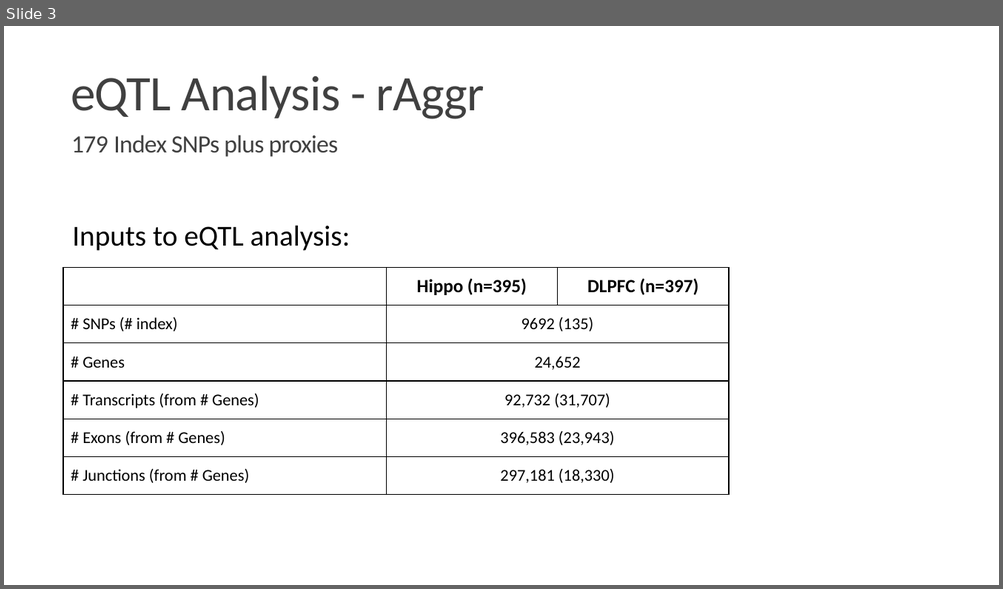
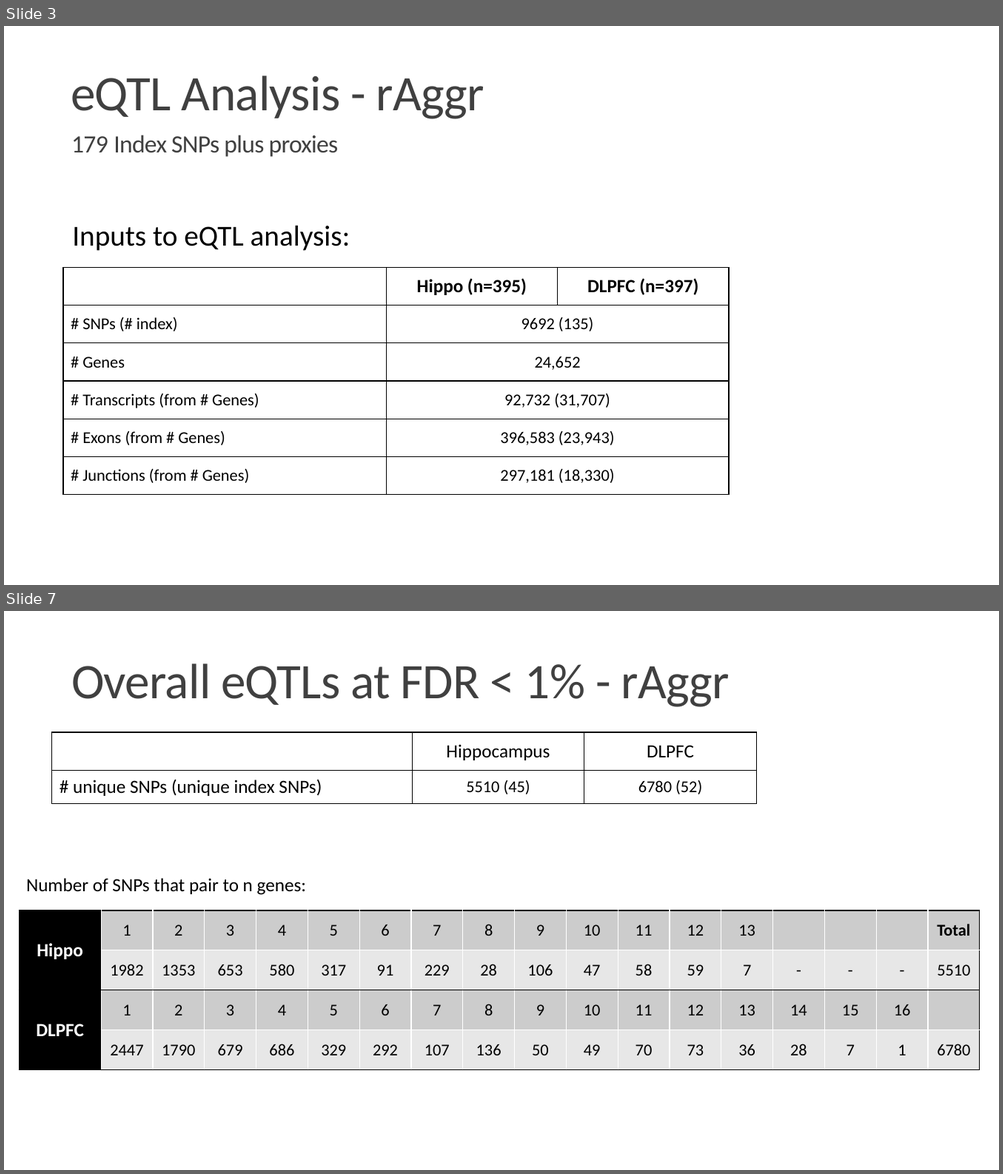
Before and after one commit to LieberInstitute/brainseq_phase2, a slide deck: eQTL_GWAS_riskSNPs/raggr_results_tables.pptx. Shown one above the other, each under a label of ours: slide 3 before the commit, slides 3 and 7 after it; the slides between them are not shown. The pictures are 1003x589 and 1003x1174 pixels, drawn with LibreOffice and Linux fonts; fonts in the diff are those of the drawing. Boxes give left, top, right and bottom in pixels: in the first picture for what was removed or moved away, otherwise in the second. Text is boxed around its words. In the diff, an @@ line names an element or a change of style, - is before the commit and + after.

Commit message:
Add venn diagrams and table to powerpoint

```diff
--- a/eQTL_GWAS_riskSNPs/raggr_results_tables.pptx
+++ b/eQTL_GWAS_riskSNPs/raggr_results_tables.pptx
@@ slide 7 added at (x1=4, y1=611, x2=999, y2=1170), background #FFFFFF @@
@@ title added at (x1=71, y1=664, x2=729, y2=707), 48 pt, text #404040 @@
+Overall eQTLs at FDR < 1% - rAggr
@@ table added at (x1=52, y1=732, x2=757, y2=804), 2 rows, 3 columns @@
+ | Hippocampus | DLPFC
+# unique SNPs (unique index SNPs) | 5510 (45) | 6780 (52)
@@ text added at (x1=26, y1=878, x2=307, y2=895), 18 pt, text #000000 @@
+Number of SNPs that pair to n genes:
@@ table added at (x1=19, y1=911, x2=976, y2=1071), 4 rows, 18 columns @@
+Hippo | 1 | 2 | 3 | 4 | 5 | 6 | 7 | 8 | 9 | 10 | 11 | 12 | 13 |  |  |  | Total
+ | 1982 | 1353 | 653 | 580 | 317 | 91 | 229 | 28 | 106 | 47 | 58 | 59 | 7 | - | - | - | 5510
+DLPFC | 1 | 2 | 3 | 4 | 5 | 6 | 7 | 8 | 9 | 10 | 11 | 12 | 13 | 14 | 15 | 16 | 
+ | 2447 | 1790 | 679 | 686 | 329 | 292 | 107 | 136 | 50 | 49 | 70 | 73 | 36 | 28 | 7 | 1 | 6780
```
Also in this commit, not shown: 1 slide changed, 2 other slides added, 7 other files.
